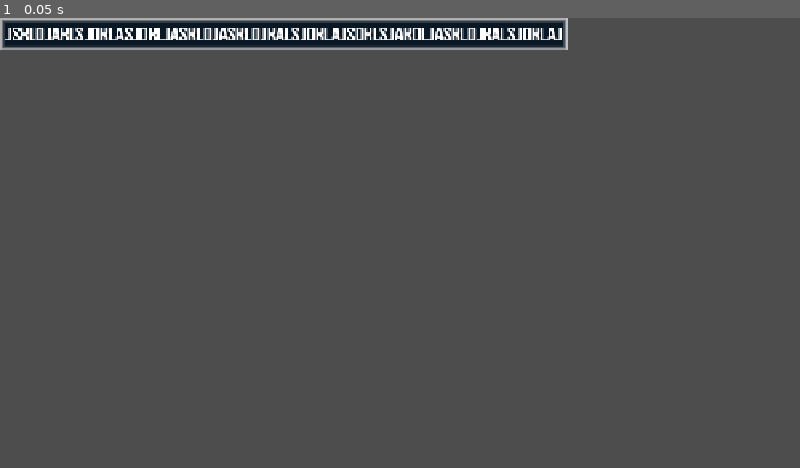
Above: before the commit, frame 1.
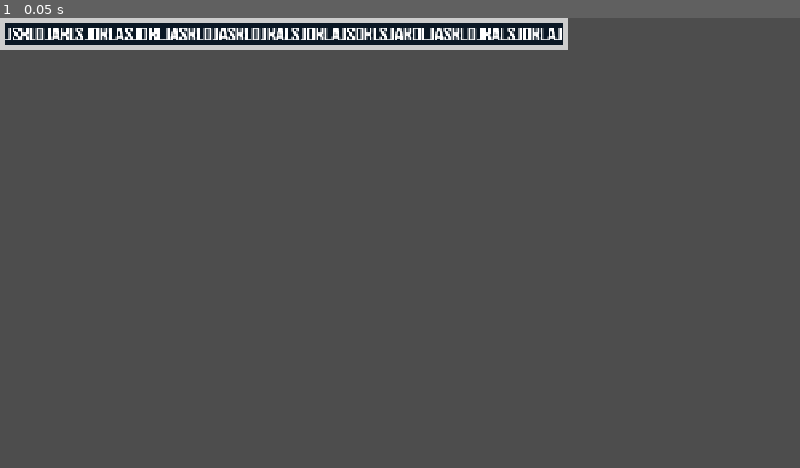
Above: after the commit, the same moment.

Repository: AdhamMohamedKhairy/Terminus-Zero
Game: Godot game, scene res://scenes/ui/simple-dialogues/dialogue.tscn
Same seed, same stepped clock (60 frames per second), same inputs: the game is played once before the commit and once after it. This scene is started directly instead of the project's main scene.
Inputs:
- Up to frame 1 (0.05 s): no input

The runs differ from the first frame. In frame 1, 1.6% of the frame differs, in the area x 0-71%, y 0-8%.

Commit message:
Finalize dialogue bubbles

Diff:
--- a/scenes/entities/player/player.gd
+++ b/scenes/entities/player/player.gd
@@ -40,7 +40,7 @@
 	await sprite.animation_finished
 	sprite.play("idle")
 
-	await get_tree().create_timer(2).timeout
+	await get_tree().create_timer(1).timeout
 	Bubble.toggle_buble(self,Vector2(-20,-20))
 	Bubble.queue_text(["Hiiiii","Im Hamza"])
 
--- a/scenes/ui/simple-dialogues/dialogue.tscn
+++ b/scenes/ui/simple-dialogues/dialogue.tscn
@@ -12,7 +12,6 @@
 border_width_top = 8
 border_width_right = 8
 border_width_bottom = 8
-border_blend = true
 
 [sub_resource type="LabelSettings" id="LabelSettings_0hvcy"]
 font_size = 32
--- a/scripts/bubble.gd
+++ b/scripts/bubble.gd
@@ -8,33 +8,28 @@
 var offset:Vector2=Vector2(-40,-40)
 var target:Node2D
 var bubble:PanelContainer
-
-func toggle_buble(object:Node2D,bubble_offset:Vector2=Vector2.ZERO):
+func toggle_buble(object: Node2D, bubble_offset: Vector2 = Vector2.ZERO):
 	target = object
 	offset = bubble_offset
 
-
-# Normal text queue
-func queue_text(text:Array[String]):
-	for txt in text:
-		lines.append(text)
-		if not busy:
-			run_bubble()
+func queue_text(text: Array[String]):
+	lines.append_array(text)
+	if not busy:
+		run_bubble()
 
 func run_bubble():
 	busy = true
-	bubble  = BUBBLE.instantiate()
-
+	bubble = BUBBLE.instantiate()
 	add_child(bubble)
 
 	while not lines.is_empty() and is_instance_valid(target):
 		bubble.add_text(lines.pop_front())
+		await get_tree().process_frame
 		await get_tree().create_timer(WAIT_TIME).timeout
 
 	bubble.queue_free()
 	lines.clear()
 	busy = false
-
 func clear():
 	lines.clear()
 
